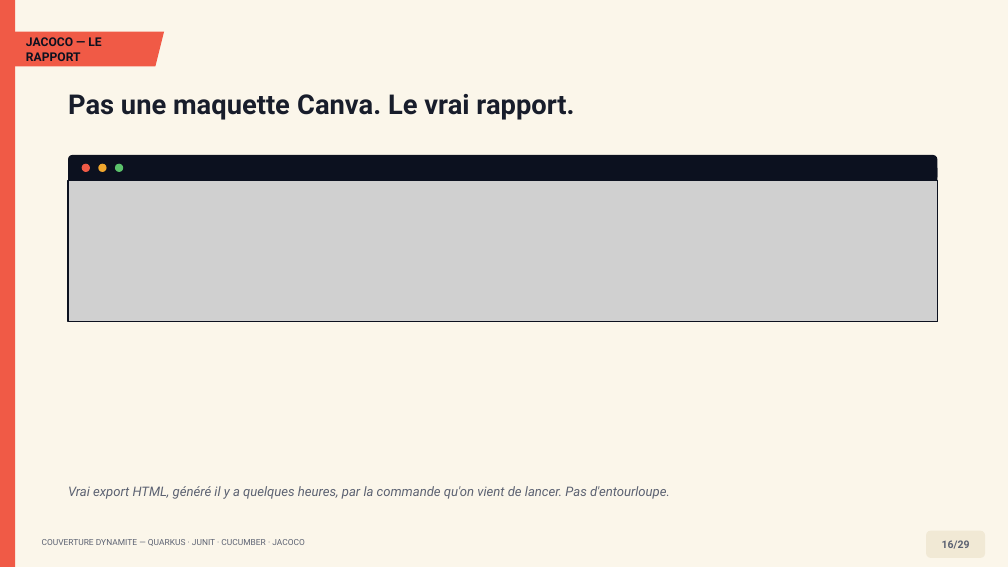
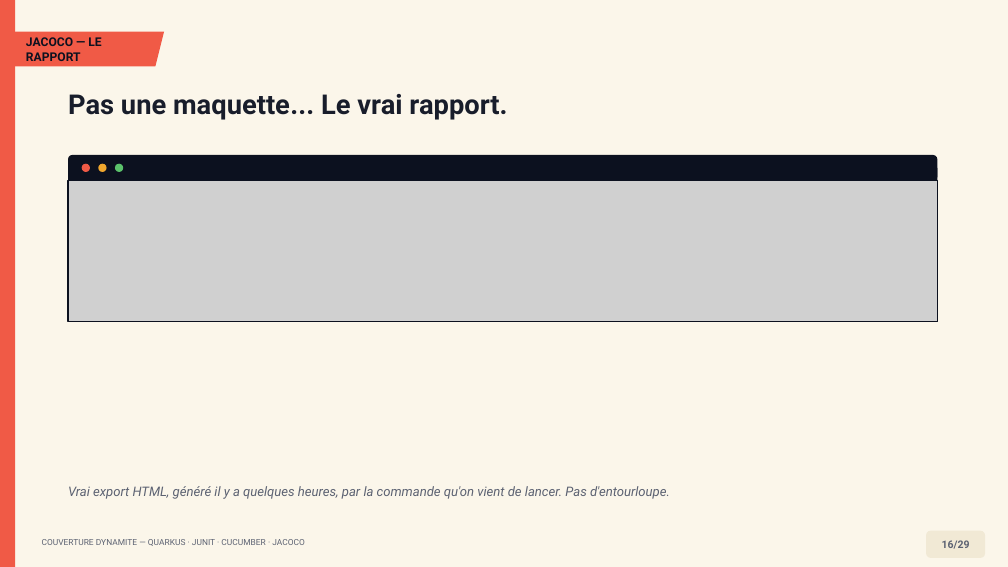
Before and after one commit to sidevconcept/couverture-junit-cucumber-jacoco, a slide deck: slide 16 of presentation/couverture-code-conference-dynamite.pptx. Drawn at 1008x567 pixels with LibreOffice and Linux fonts; fonts in the diff are those of the drawing; grey boxes stand for pictures. Boxes give left, top, right and bottom in pixels: in the first picture for what was removed or moved away, otherwise in the second. Text is boxed around its words. In the diff, an @@ line names an element or a change of style, - is before the commit and + after.

```diff
--- a/presentation/couverture-code-conference-dynamite.pptx
+++ b/presentation/couverture-code-conference-dynamite.pptx
@@ text at [68, 94, 507, 120]: text changed @@
-Pas une maquette Canva. Le vrai rapport.
+Pas une maquette... Le vrai rapport.
```
Also in this commit, not shown: 9 other slides changed, 7 other files.
